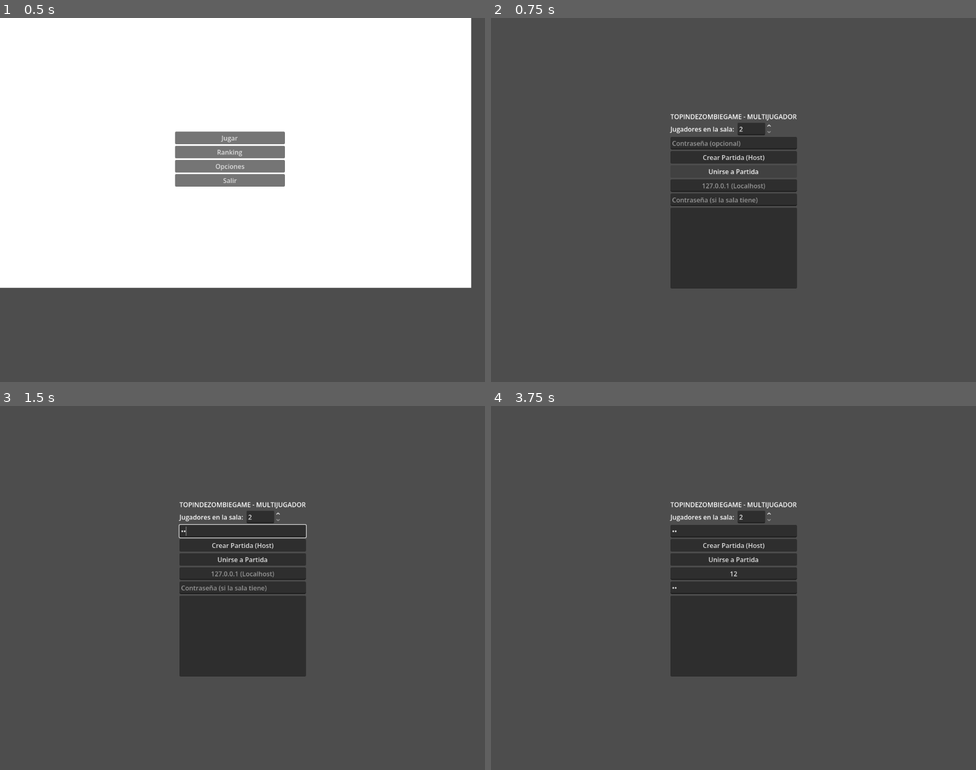
Above: before the commit, frames 1-4 (two rows, left to right).
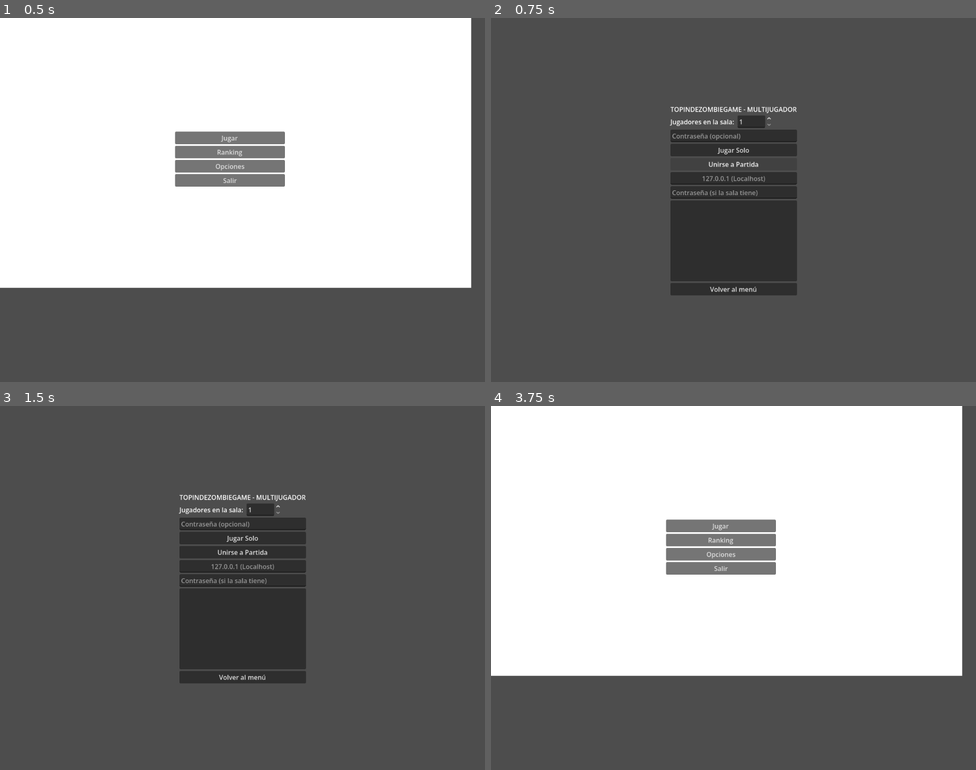
Above: after the commit, the same moments.

Repository: Baloocito/TopindeZombiesGame
Game: Godot game, scene res://scenes/menu_principal.tscn
Same seed, same stepped clock (60 frames per second), same inputs: the game is played once before the commit and once after it.
Inputs (mouse positions are in pixels of both pictures, inside the frame that each line leads up to):
- Up to frame 1 (0.5 s): no input
- Up to frame 2 (0.75 s): click "Jugar" at 0.5 s
- Up to frame 3 (1.5 s): click (242, 529) at 1.27 s; type "12" at 1.35 s
- Up to frame 4 (3.75 s): click (733, 573) at 1.5 s; type "12" at 1.58 s; click (733, 588) at 1.73 s; type "12" at 1.82 s; click "Crear Partida (Host)" (after the commit: "Jugar Solo") at 2 s; click "Unirse a Partida" at 2.75 s; click (733, 675) at 3.5 s, where only the run after the commit has a clickable "Volver al menú"

Frame 1 is identical in both runs. In frame 2, 2.9% of the frame differs, in the area x 36-63%, y 24-77%; in frame 3, 3.0%; in frame 4, 72%, in the area x 0-98%, y 0-75%.

Commit message:
Fase 0: limpieza del repo, puerto unico, joystick y lobby
- menu_principal.gd movido a scripts/ (la escena principal no tenia script)
- borrados 12 mundo.tscn*.tmp y .gitignore ampliado; README
- puerto de red en un solo lugar (EstadoPartida.PUERTO_RED)
- joystick: umbral de disparo igual al anillo, histeresis, suelta todo al perder foco, ignora el raton fantasma en celular
- jugador: dispara por accion disparar_tactil y solo cuando ya mira hacia donde apunta
- lobby: modo solo (1 jugador), boton Volver al menu y Esc

Co-Authored-By: Claude Opus 5.5 <noreply@anthropic.com>
Claude-Session: https://claude.ai/code/session_01SkoGsYVvcyhCwY8ZcnQf1n

Diff:
--- a/scripts/estado_partida.gd
+++ b/scripts/estado_partida.gd
@@ -71,10 +71,8 @@
 # ==========================================================
 # NUEVO (Fase 1.D: Ganchos de ciclo de vida de la app)
 # ==========================================================
-# Mismo puerto que lobby.gd (PORT). Si alguna vez cambian el puerto ahí,
-# hay que cambiarlo acá también -- no hay forma limpia de compartir una
-# constante entre un Autoload y un Control sin un tercer archivo, y no vale
-# la pena la complejidad extra por un solo número.
+# Puerto único de la red. lobby.gd lo lee desde aquí (EstadoPartida.PUERTO_RED),
+# así que si hay que cambiarlo, se cambia SOLO en este lugar.
 const PUERTO_RED = 7000
 
 # lobby.gd nos avisa a qué IP se conectó por última vez, para poder
--- a/scripts/joystick.gd
+++ b/scripts/joystick.gd
@@ -14,6 +14,15 @@
 @export var radio_palanca: float = 40.0
 @export var zona_muerta: float = 10.0
 
+@export_category("Disparo (solo joystick derecho)")
+# Fracción del radio a partir de la cual se empieza a disparar. Debe coincidir
+# con el borde del AnilloFuego dibujado (ej. anillo de 60 px con radio_base 100 = 0.6).
+@export var umbral_disparo: float = 0.6
+# Histéresis: una vez disparando, solo se deja de disparar al bajar de este valor.
+# Evita que el tiro "tartamudee" cuando el pulgar tiembla justo en el borde del anillo.
+@export var umbral_soltar: float = 0.5
+const ACCION_DISPARO := "disparar_tactil"
+
 enum LadoPantalla { IZQUIERDA, DERECHA }
 @export_category("Configuración Flotante")
 @export var lado_asignado: LadoPantalla = LadoPantalla.IZQUIERDA
@@ -23,6 +32,7 @@
 var vector_input := Vector2.ZERO
 var dedo_indice: int = -1
 var centro_real: Vector2
+var disparando: bool = false
 
 func _ready():
 	centro_real = Vector2(radio_base, radio_base)
@@ -30,7 +40,21 @@
 
 	visible = false
 	modulate.a = 0.6
+	if not InputMap.has_action(ACCION_DISPARO):
+		InputMap.add_action(ACCION_DISPARO)
 	call_deferred("resetear_joystick")
+
+# Si la app pierde el foco, se pausa el árbol o se cambia de escena con el dedo
+# puesto, Godot nunca manda el "soltar": el personaje quedaría caminando o
+# disparando solo. Soltamos todo por seguridad.
+func _notification(what):
+	if what == NOTIFICATION_APPLICATION_FOCUS_OUT or what == NOTIFICATION_WM_WINDOW_FOCUS_OUT or what == NOTIFICATION_PAUSED:
+		if is_node_ready():
+			resetear_joystick()
+
+func _exit_tree():
+	if is_node_ready():
+		resetear_joystick()
 
 # ==========================================================
 # 2. EL CEREBRO FLOTANTE
@@ -54,6 +78,12 @@
 		toque_id = event.index
 		pos_toque = event.position
 	elif event is InputEventMouseButton or event is InputEventMouseMotion:
+		# En un celular cada toque genera además un "ratón fantasma" con id 0,
+		# que podía secuestrar o duplicar el dedo. Con pantalla táctil real
+		# solo escuchamos los toques. (En PC el ratón ya llega como toque
+		# gracias a emulate_touch_from_mouse.)
+		if DisplayServer.is_touchscreen_available():
+			return
 		toque_id = 0
 		pos_toque = event.position
 	else:
@@ -94,23 +124,24 @@
 	if direccion.length() > radio_base:
 		direccion = direccion.normalized() * radio_base
 
+	# Disparo por zonas: el centro solo apunta; pasar el anillo rojo dispara.
+	if lado_asignado == LadoPantalla.DERECHA:
+		var ratio = direccion.length() / radio_base
+		if ratio >= umbral_disparo:
+			disparando = true
+		elif ratio < umbral_soltar:
+			disparando = false
+		palanca.modulate = Color(1, 0.2, 0.2) if disparando else Color.WHITE
+		_aplicar_disparo()
+
 	palanca.position = centro_real + direccion - Vector2(radio_palanca, radio_palanca)
 
 	# ¡ARREGLADO! Código limpio y sin duplicados
 	if direccion.length() > zona_muerta:
 		var fuerza = (direccion.length() - zona_muerta) / (radio_base - zona_muerta)
 		vector_input = direccion.normalized() * fuerza
-
-		# --- EFECTO GATILLO VISUAL ---
-		if lado_asignado == LadoPantalla.DERECHA:
-			if vector_input.length() > 0.6:
-				palanca.modulate = Color(1, 0.2, 0.2)
-			else:
-				palanca.modulate = Color.WHITE
 	else:
 		vector_input = Vector2.ZERO
-		if lado_asignado == LadoPantalla.DERECHA:
-			palanca.modulate = Color.WHITE
 
 	enviar_input_al_juego()
 
@@ -118,8 +149,17 @@
 	vector_input = Vector2.ZERO
 	dedo_indice = -1
 	visible = false
+	disparando = false
 	palanca.modulate = Color.WHITE
+	_aplicar_disparo()
 	enviar_input_al_juego()
+
+func _aplicar_disparo():
+	if lado_asignado != LadoPantalla.DERECHA: return
+	if disparando:
+		Input.action_press(ACCION_DISPARO)
+	else:
+		Input.action_release(ACCION_DISPARO)
 
 # ==========================================================
 # 4. INYECCIÓN DE CONTROLES AL MOTOR
--- a/scripts/jugador.gd
+++ b/scripts/jugador.gd
@@ -65,6 +65,10 @@
 @export var bala_escena: PackedScene
 @onready var punto_disparo = $PuntoDisparo
 const PISTOLA_INICIAL = preload("res://materials/pistola.tres")
+# Máximo error (radianes, ~20°) entre hacia dónde mira el cuerpo y hacia dónde
+# apunta el joystick para poder disparar. Evita gastar balas en la dirección vieja
+# mientras el personaje todavía está girando.
+const ANGULO_MAX_DISPARO := 0.35
 
 var armas_inventario: Array[ArmaData] = []
 var armas_equipadas: Array[ArmaData] = [null, null, null]
@@ -162,7 +166,12 @@
 			var angulo_objetivo = atan2(aim_dir.x, aim_dir.y)
 			rotation.y = lerp_angle(rotation.y, angulo_objetivo, 15.0 * delta)
 
-			if aim_dir.length() > 0.6 and can_fire_fase:
+			var alineado = absf(angle_difference(rotation.y, angulo_objetivo)) < ANGULO_MAX_DISPARO
+			# Táctil: dispara quien empuja el joystick más allá del anillo rojo
+			# (acción "disparar_tactil"). Mando/otros: como antes, stick > 0.6.
+			var quiere_disparar = (InputMap.has_action("disparar_tactil") and Input.is_action_pressed("disparar_tactil")) \
+				or (not DisplayServer.is_touchscreen_available() and aim_dir.length() > 0.6)
+			if quiere_disparar and alineado and can_fire_fase:
 				intentar_disparar()
 
 		# --- NUEVO: reanimación por proximidad ---
--- a/scripts/lobby.gd
+++ b/scripts/lobby.gd
@@ -1,7 +1,6 @@
 extends Control
 
 # Puerto de red
-const PORT = 7000
 const MAX_CLIENTS = 4  # tope duro de conexiones ENet (host + hasta 3 más)
 
 var peer = ENetMultiplayerPeer.new()
@@ -21,7 +20,7 @@
 # "Iniciar Partida" queda oculto hasta llenar ese número. Esto elimina por
 # completo el caso de "alguien entra después de que la horda ya arrancó",
 # que era la fuente de casi todos los bugs de sincronización tardía.
-var cantidad_deseada: int = 2
+var cantidad_deseada: int = 1  # 1 = jugar solo (el host sin invitados)
 var contrasena_sala: String = ""
 var soy_host: bool = false
 var sala_bloqueada: bool = false  # true apenas arranca la partida
@@ -40,6 +39,7 @@
 var input_contrasena_crear: LineEdit
 var input_contrasena_unirse: LineEdit
 var label_estado_sala: Label
+var boton_volver: Button
 
 func _ready():
 	boton_iniciar.hide()
@@ -59,10 +59,12 @@
 	var label_cantidad = Label.new()
 	label_cantidad.text = "Jugadores en la sala: "
 	spin_cantidad = SpinBox.new()
-	spin_cantidad.min_value = 2
+	spin_cantidad.min_value = 1
 	spin_cantidad.max_value = MAX_CLIENTS
 	spin_cantidad.value = cantidad_deseada
-	spin_cantidad.value_changed.connect(func(v): cantidad_deseada = int(v))
+	spin_cantidad.value_changed.connect(func(v):
+		cantidad_deseada = int(v)
+		_actualizar_texto_boton_host())
 	fila_cantidad.add_child(label_cantidad)
 	fila_cantidad.add_child(spin_cantidad)
 	vbox.add_child(fila_cantidad)
@@ -87,11 +89,35 @@
 	label_estado_sala.hide()
 	vbox.add_child(label_estado_sala)
 
+	# --- Salida siempre disponible (antes no había forma de volver al menú) ---
+	boton_volver = Button.new()
+	boton_volver.text = "Volver al menú"
+	boton_volver.pressed.connect(_volver_al_menu)
+	vbox.add_child(boton_volver)
+
+	_actualizar_texto_boton_host()
+
+func _actualizar_texto_boton_host():
+	btn_host.text = "Jugar Solo" if cantidad_deseada <= 1 else "Crear Partida (Host)"
+
+# Cierra la conexión (si hay) y vuelve al menú principal. Sirve tanto antes de
+# crear/unirse a una sala como estando ya dentro de una.
+func _volver_al_menu():
+	if multiplayer.multiplayer_peer != null:
+		multiplayer.multiplayer_peer.close()
+	multiplayer.multiplayer_peer = null
+	EstadoPartida.ids_iniciales = []
+	get_tree().change_scene_to_file("res://scenes/menu_principal.tscn")
+
+func _unhandled_input(event):
+	if event.is_action_pressed("ui_cancel"):
+		_volver_al_menu()
+
 # ==========================================
 # BOTONES DE CONEXIÓN
 # ==========================================
 func _on_btn_host_pressed():
-	var error = peer.create_server(PORT, MAX_CLIENTS)
+	var error = peer.create_server(EstadoPartida.PUERTO_RED, MAX_CLIENTS)
 	if error != OK:
 		print("Error al crear el Host: ", error)
 		return
@@ -108,12 +134,16 @@
 
 	esconder_menu_conexion()
 
+	# Una sala de 1 jugador es "jugar solo": no hay nadie a quien esperar.
+	if cantidad_deseada <= 1:
+		_on_boton_iniciar_juego_pressed()
+
 func _on_btn_unirse_pressed():
 	var ip = input_ip.text
 	if ip == "":
 		ip = "127.0.0.1"
 
-	var error = peer.create_client(ip, PORT)
+	var error = peer.create_client(ip, EstadoPartida.PUERTO_RED)
 	if error != OK:
 		print("Error al configurar el cliente: ", error)
 		return
Renamed: scriptsmenu_principal.gd -> scripts/menu_principal.gd
Renamed: scriptsmenu_principal.gd.uid -> scripts/menu_principal.gd.uid
Not shown, changed: .gitignore
Not shown, changed: README.md
Not shown, removed: scenes/mundo.tscn13220253063.tmp
Not shown, removed: scenes/mundo.tscn13225253249.tmp
Not shown, removed: scenes/mundo.tscn19664999006.tmp
Not shown, removed: scenes/mundo.tscn29315628983.tmp
Not shown, removed: scenes/mundo.tscn30217713035.tmp
Not shown, removed: scenes/mundo.tscn30232744095.tmp
Not shown, removed: scenes/mundo.tscn39395953196.tmp
Not shown, removed: scenes/mundo.tscn58976492327.tmp
(and 4 more such lines)
